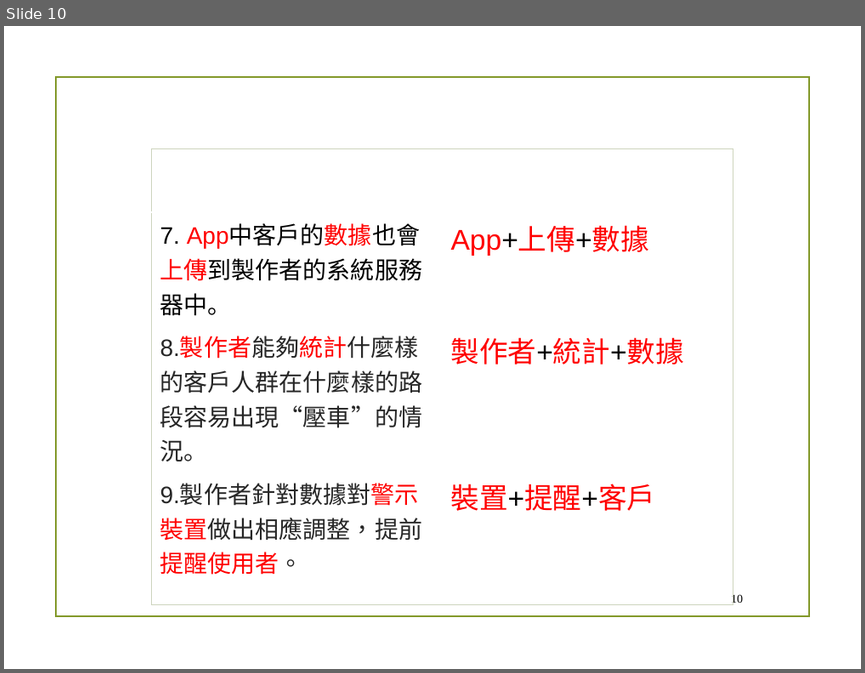
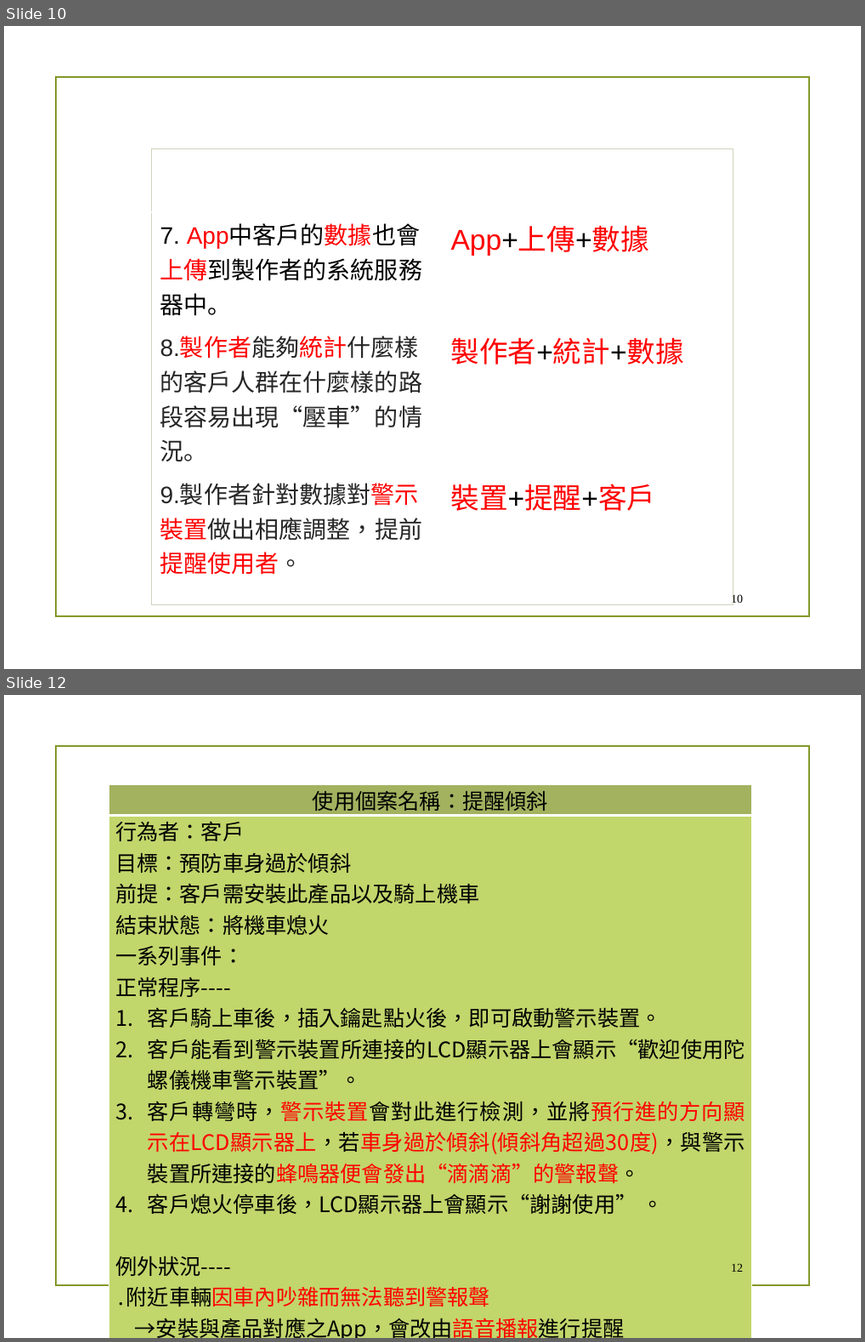
Before and after one commit to chandlerkuo/sharepee, a slide deck: 陀螺儀機車警示裝置.pptx. Shown one above the other, each under a label of ours: slide 10 before the commit, slides 10 and 12 after it; the slides between them are not shown. The pictures are 865x673 and 865x1342 pixels, drawn with LibreOffice and Linux fonts; fonts in the diff are those of the drawing; background and template pictures are left out. Boxes give left, top, right and bottom in pixels: in the first picture for what was removed or moved away, otherwise in the second. Text is boxed around its words. In the diff, an @@ line names an element or a change of style, - is before the commit and + after.

Commit message:
Add files via upload
增加使用個案

```diff
--- a/陀螺儀機車警示裝置.pptx
+++ b/陀螺儀機車警示裝置.pptx
@@ slide 12 added at bbox=[4, 695, 861, 1338], background picture (left out); not listed: 1 template element that a slide beside it also shows @@
@@ table added at bbox=[109, 784, 752, 1338], 2 rows, 1 columns @@
+使用個案名稱：提醒傾斜
+行為者：客戶 / 目標：預防車身過於傾斜 / 前提：客戶需安裝此產品以及騎上機車 / 結束狀態：將機車熄火 / 一系列事件： / 正常程序---- / 客戶騎上車後，插入鑰匙點火後，即可啟動警示裝置。 / 客戶能看到警示裝置所連接的LCD顯示器上會顯示“歡迎使用陀螺儀機車警示裝置”。 / 客戶轉彎時，警示裝置會對此進行檢測，並將預行進的方向顯示在LCD顯示器上，若車身過於傾斜(傾斜角超過30度)，與警示裝置所連接的蜂鳴器便會發出“滴滴滴”的警報聲。 / 客戶熄火停車後，LCD顯示器上會顯示“謝謝使用” 。 / 例外狀況---- / ․附近車輛因車內吵雜而無法聽到警報聲 / →安裝與產品對應之App，會改由語音播報進行提醒
@@ line added from (124, 916) to (742, 916), #83992A 1.25 pt @@
@@ page number added at bbox=[731, 1263, 743, 1271], 10 pt, text #000000 @@
+12
```
Also in this commit, not shown: 4 slides changed, 2 other slides added.
